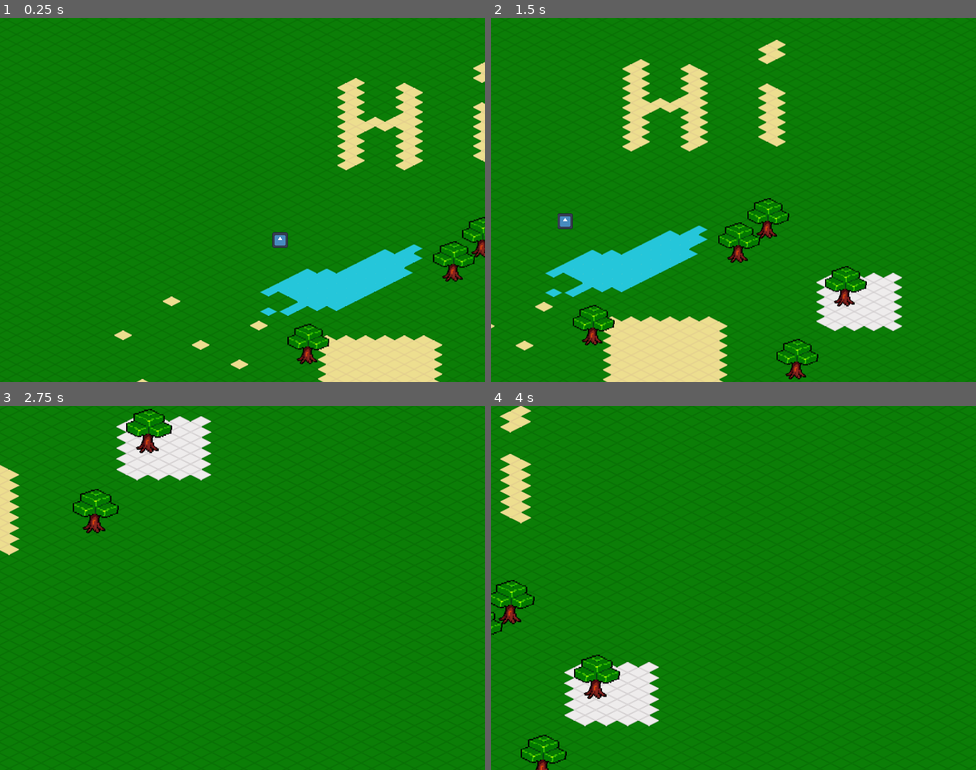
Above: before the commit, frames 1-4 (two rows, left to right).
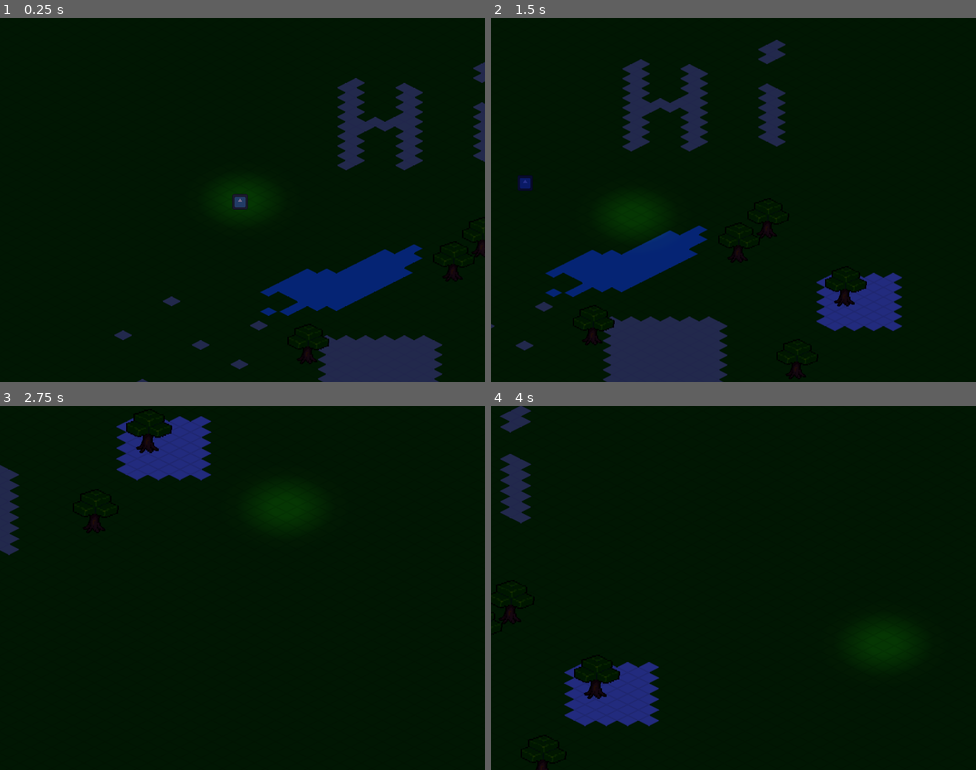
Above: after the commit, the same moments.

Repository: ezequielleonzybert/isourvival
Game: Godot game, scene res://scenes/scenario_1.tscn
Same seed, same stepped clock (60 frames per second), same inputs: the game is played once before the commit and once after it. The engine's default icon, where the game draws it, is replaced by a stand-in: a white triangle on a blue panel in a dark square.
Inputs (mouse positions are in pixels of both pictures, inside the frame that each line leads up to):
- Up to frame 1 (0.25 s): no input
- Up to frame 2 (1.5 s): tap Enter at 0.5 s; move the mouse to (840, 181) at 0.52 s; hold Right (ui_right) 0.53-1.28 s; tap Mouse wheel up (zoom_in) at 0.6 s; click (840, 181) at 0.67 s; move the mouse to (636, 218) at 1.27 s; hold Down (ui_down) from 1.28 s (still down); tap Mouse wheel down (zoom_out) at 1.35 s; click (636, 218) at 1.42 s
- Up to frame 3 (2.75 s): move the mouse to (291, 507) at 2.02 s; release Down (ui_down) at 2.03 s; hold Right (ui_right) from 2.03 s (still down); tap Mouse wheel up (zoom_in) at 2.1 s; click (291, 507) at 2.17 s
- Up to frame 4 (4 s): move the mouse to (709, 660) at 2.77 s; release Right (ui_right) at 2.78 s; hold Up (ui_up) 2.78-3.53 s; tap Mouse wheel down (zoom_out) at 2.85 s; click (709, 660) at 2.92 s; move the mouse to (879, 642) at 3.52 s; hold Left (ui_left) from 3.53 s (still down); tap Mouse wheel up (zoom_in) at 3.6 s; click (879, 642) at 3.67 s

The runs differ from the first frame. In frame 1, 100% of the frame differs, in the area x 0-100%, y 0-100%; in frame 2, 100%; in frame 3, 100%; in frame 4, 100%.

Commit message:
night and steps

Diff:
--- a/isourvival/scenes/player.tscn
+++ b/isourvival/scenes/player.tscn
@@ -2,6 +2,7 @@
 
 [ext_resource type="Script" uid="uid://8a0l8lug2s7p" path="res://scripts/player.gd" id="1_g2els"]
 [ext_resource type="Texture2D" uid="uid://crl8hu7b5846c" path="res://assets/icon.svg" id="2_g2els"]
+[ext_resource type="AudioStream" uid="uid://oqd3ly5fv41u" path="res://sounds/step.ogg" id="3_qhqgy"]
 
 [sub_resource type="CircleShape2D" id="CircleShape2D_g2els"]
 radius = 4.0
@@ -17,3 +18,7 @@
 [node name="Sprite2D" type="Sprite2D" parent="." unique_id=636192740]
 scale = Vector2(0.2, 0.2)
 texture = ExtResource("2_g2els")
+
+[node name="sound_step" type="AudioStreamPlayer" parent="." unique_id=1160476943]
+stream = ExtResource("3_qhqgy")
+volume_db = -6.0
--- /dev/null
+++ b/isourvival/scenes/pointer.gd
@@ -0,0 +1,4 @@
+extends PointLight2D
+
+func _process(delta: float) -> void:
+	position = get_global_mouse_position()
--- /dev/null
+++ b/isourvival/scenes/scenario_1.gd
@@ -0,0 +1,9 @@
+extends Node2D
+
+var night_canvas
+
+func _ready() -> void:
+	night_canvas = $CanvasModulate
+
+func _process(delta: float) -> void:
+	pass
--- a/isourvival/scenes/scenario_1.tscn
+++ b/isourvival/scenes/scenario_1.tscn
@@ -1,8 +1,11 @@
 [gd_scene format=4 uid="uid://cxlmf0spsffli"]
 
 [ext_resource type="Texture2D" uid="uid://d2d4ai7ggk4y3" path="res://assets/tileset.png" id="1_6f4qh"]
+[ext_resource type="Script" uid="uid://bk1nk4q7oivv4" path="res://scenes/scenario_1.gd" id="1_kwhi3"]
 [ext_resource type="Texture2D" uid="uid://cmxr03qltqr1c" path="res://assets/tree.png" id="2_a8iiw"]
 [ext_resource type="PackedScene" uid="uid://b8i0nq1ped6no" path="res://scenes/player.tscn" id="2_ihi4u"]
+[ext_resource type="Script" uid="uid://dk2eukn5n4vxs" path="res://scenes/torch.gd" id="5_pxfm4"]
+[ext_resource type="Script" uid="uid://cl1d24do7xwii" path="res://scenes/pointer.gd" id="7_fhswh"]
 [ext_resource type="PackedScene" uid="uid://le1jw7gcomlo" path="res://scenes/camera.tscn" id="10_6f4qh"]
 
 [sub_resource type="TileSetAtlasSource" id="TileSetAtlasSource_ollqj"]
@@ -38,8 +41,22 @@
 physics_layer_0/collision_layer = 1
 sources/0 = SubResource("TileSetAtlasSource_a8iiw")
 
+[sub_resource type="Gradient" id="Gradient_kwhi3"]
+offsets = PackedFloat32Array(0.21066651, 0.7639998, 0.87733316, 1)
+colors = PackedColorArray(0.7232479, 0.723248, 0.72324795, 1, 0.05642546, 0.056425467, 0.056425452, 1, 0.04520309, 0.04520309, 0.04520309, 1, 0, 0, 0, 1)
+
+[sub_resource type="GradientTexture2D" id="GradientTexture2D_pxfm4"]
+gradient = SubResource("Gradient_kwhi3")
+width = 192
+height = 128
+fill = 1
+fill_from = Vector2(0.5, 0.5)
+fill_to = Vector2(0.853846, 0.12564106)
+metadata/_snap_count = 2
+
 [node name="Scenario_1" type="Node2D" unique_id=1828344440]
 y_sort_enabled = true
+script = ExtResource("1_kwhi3")
 
 [node name="TileMapLayerFloor" type="TileMapLayer" parent="." unique_id=758323955]
 z_as_relative = false
@@ -57,7 +74,24 @@
 [node name="Player" parent="." unique_id=807722964 instance=ExtResource("2_ihi4u")]
 z_index = 3
 y_sort_enabled = true
-position = Vector2(67, 66)
+position = Vector2(1, 3)
+
+[node name="Torch" type="PointLight2D" parent="Player" unique_id=875235060]
+visible = false
+position = Vector2(-1, -3)
+color = Color(0.8320764, 0.60748136, 0, 1)
+energy = 1.2
+texture = SubResource("GradientTexture2D_pxfm4")
+script = ExtResource("5_pxfm4")
 
 [node name="Camera2D" parent="." unique_id=922122216 instance=ExtResource("10_6f4qh")]
 position = Vector2(5, 0)
+
+[node name="CanvasModulate" type="CanvasModulate" parent="." unique_id=730555454]
+color = Color(0.14509805, 0.18431373, 0.53333336, 1)
+
+[node name="Pointer" type="PointLight2D" parent="." unique_id=1497788273]
+color = Color(0.9287101, 0.6806339, 0, 1)
+energy = 0.5
+texture = SubResource("GradientTexture2D_pxfm4")
+script = ExtResource("7_fhswh")
--- /dev/null
+++ b/isourvival/scenes/torch.gd
@@ -0,0 +1,12 @@
+extends PointLight2D
+
+const SPEED = 10
+const RANGE = 0.1
+var t = 0
+
+func _ready() -> void:
+	pass # Replace with function body.
+
+func _process(delta: float) -> void:
+	energy = sin(t*delta)*RANGE + 1 - RANGE
+	t += SPEED
--- a/isourvival/scripts/player.gd
+++ b/isourvival/scripts/player.gd
@@ -1,4 +1,6 @@
 extends CharacterBody2D
+
+@onready var sound_step: AudioStreamPlayer = $sound_step
 
 const FORCE = 100
 const DAMPING = .9
@@ -6,6 +8,7 @@
 var state = "idle"
 var acceleration := Vector2.ZERO
 var direction := Vector2.ZERO
+var distance_counter := 0
 
 func _physics_process(delta: float) -> void:
 
@@ -17,9 +20,17 @@
 	if state == "walking":
 		acceleration *= DAMPING
 		velocity = acceleration
+		stepSound(delta)
 		if velocity.length_squared() < 1:
 			state = "idle"
 			acceleration = Vector2.ZERO
 			velocity = Vector2.ZERO
 
 	move_and_slide()
+
+func stepSound(delta):
+	distance_counter += abs(velocity.length_squared()*delta/100)
+	distance_counter = distance_counter % 150
+	if distance_counter % 15 == 1:
+		sound_step.pitch_scale = randf_range(0.8,1.2)
+		sound_step.play(0)
Not shown, added: isourvival/scenes/pointer.gd.uid
Not shown, added: isourvival/scenes/scenario_1.gd.uid
Not shown, added: isourvival/scenes/torch.gd.uid
Not shown, added: isourvival/sounds/step.ogg.import
Not shown, added: isourvival/sounds/step.ogg
